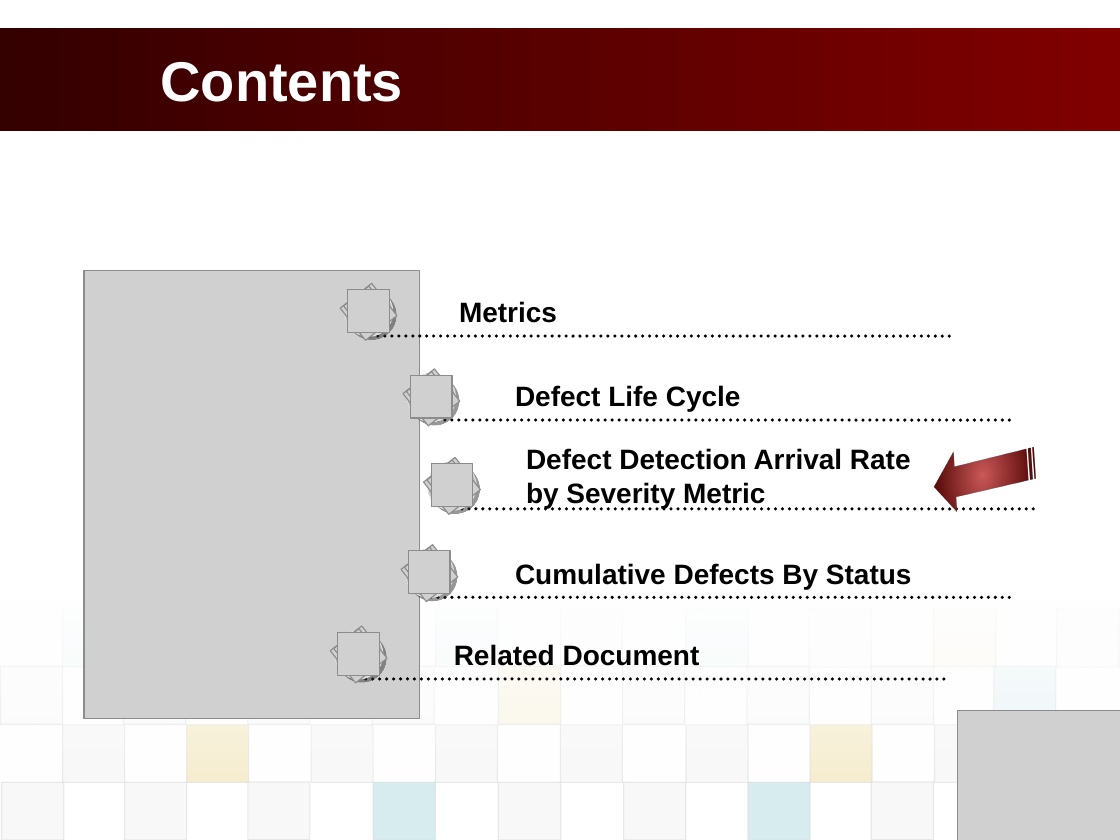
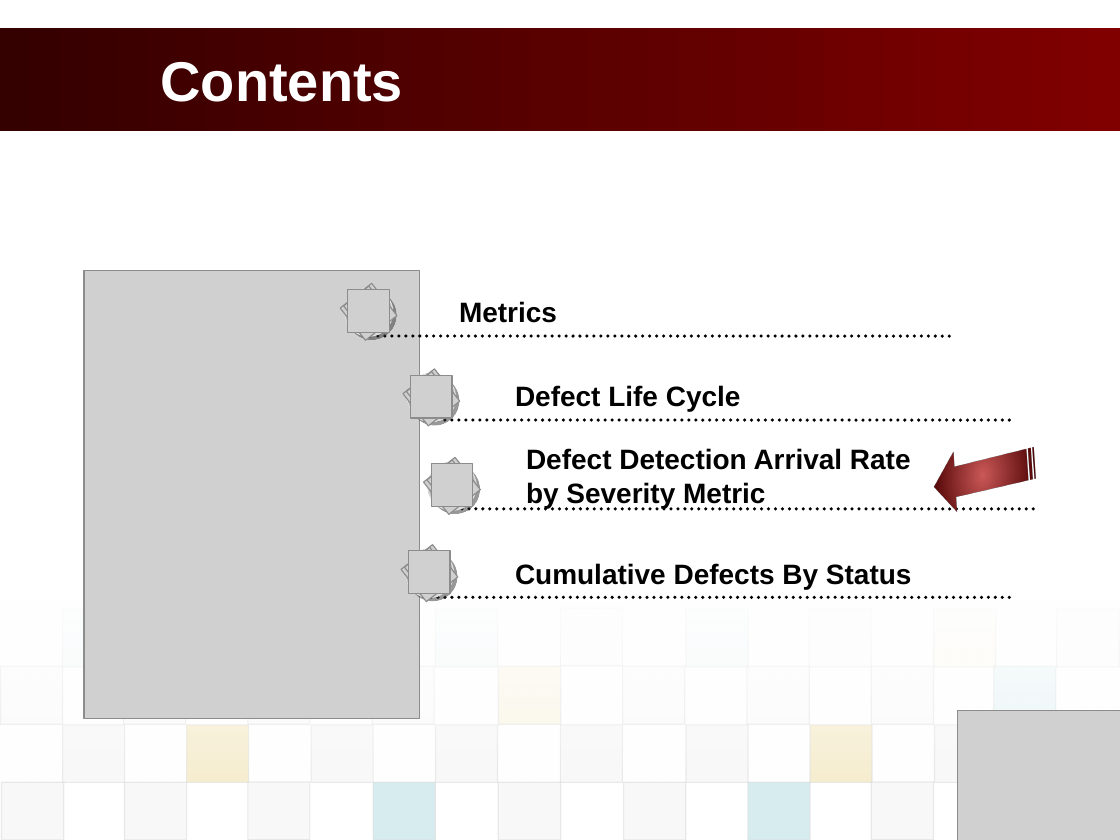
Before and after one commit to vucongthuc/hit-team-2012, a slide deck: slide 6 of Measurement Analysis/K15T2-Team22-Team Assignment9/K15T2-Team22-Team Assignment9.pptx (slide 7 before the commit). Drawn at 1120x840 pixels with LibreOffice and Linux fonts; fonts in the diff are those of the drawing; grey boxes stand for pictures; background and template pictures are left out. Boxes give left, top, right and bottom in pixels: in the first picture for what was removed or moved away, otherwise in the second. Text is boxed around its words. In the diff, an @@ line names an element or a change of style, - is before the commit and + after.

```diff
--- a/Measurement Analysis/K15T2-Team22-Team Assignment9/K15T2-Team22-Team Assignment9.pptx
+++ b/Measurement Analysis/K15T2-Team22-Team Assignment9/K15T2-Team22-Team Assignment9.pptx
@@ group removed at bbox=[330, 626, 387, 683]: 3 pictures, 2 ellipses @@
@@ text removed at bbox=[454, 644, 700, 666] @@
-Related Document
@@ line removed from (358, 679) to (946, 679) @@
```
Also in this commit, not shown: 3 other slides changed, 1 slide removed, 2 other files.
